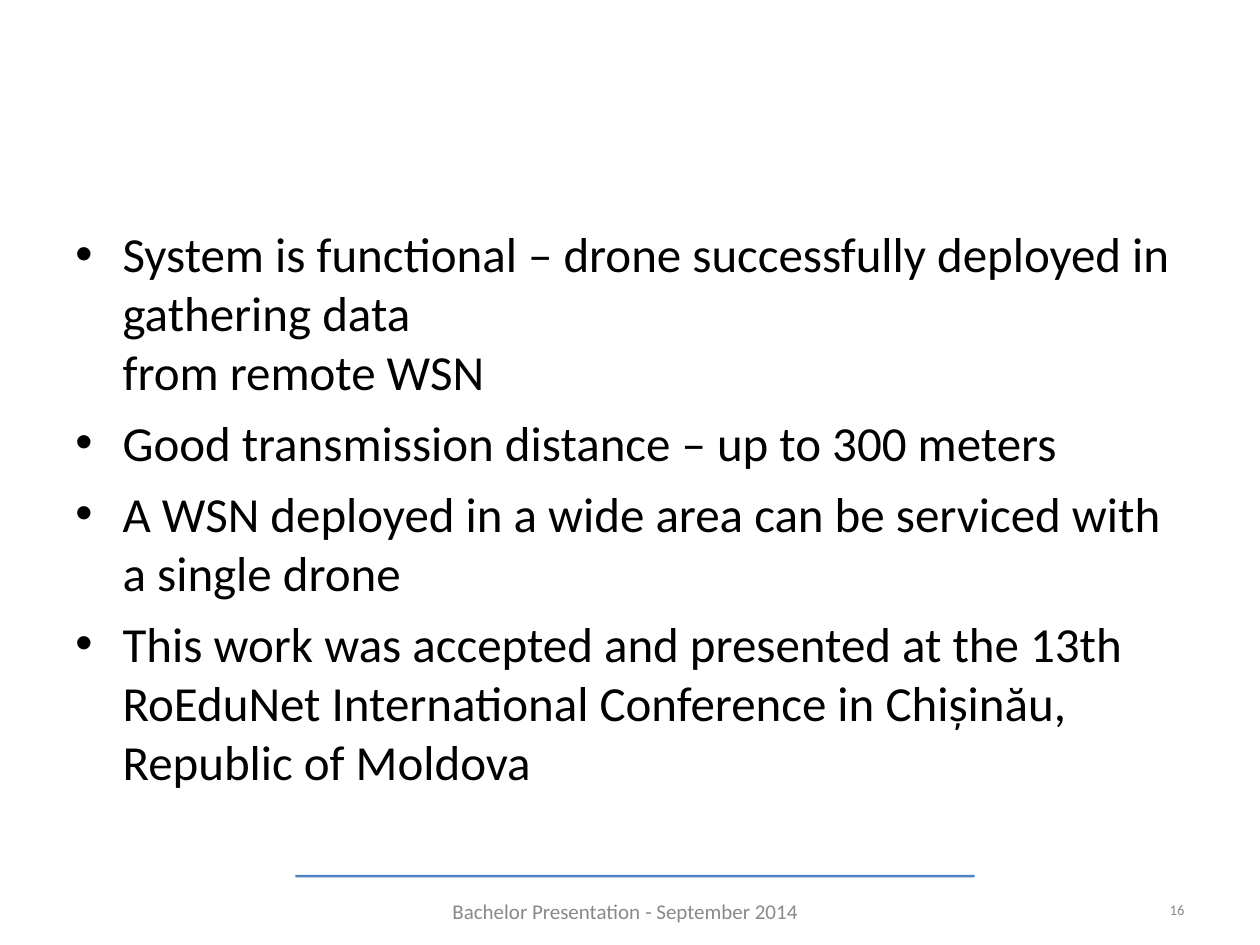
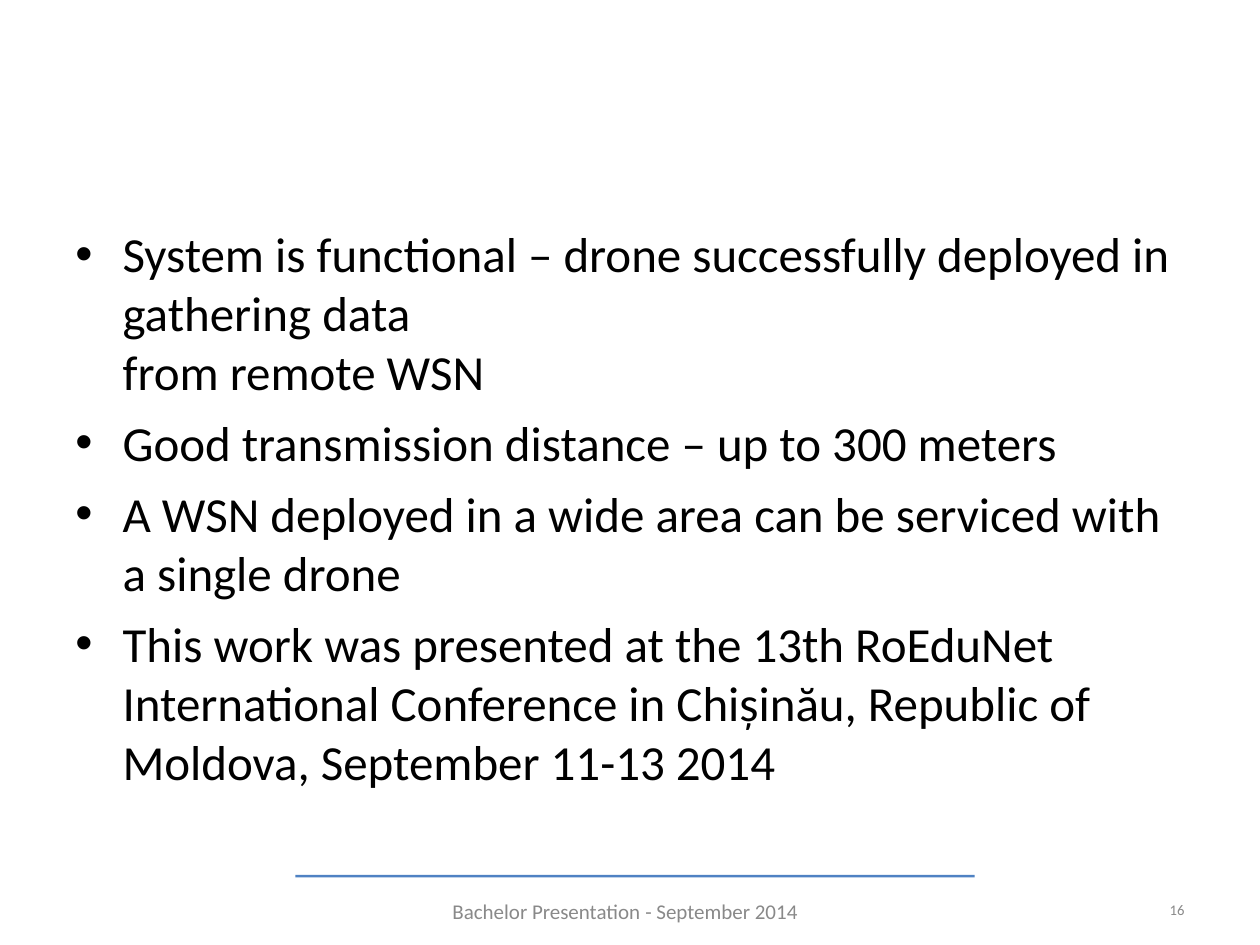
Before and after one commit to TudorVisan/Diploma, a slide deck: slide 16 of ioan.deaconu/prez/bachelor-september.ppt. Drawn at 1260x945 pixels with LibreOffice and Linux fonts; fonts in the diff are those of the drawing; background and template pictures are left out. Boxes give left, top, right and bottom in pixels: in the first picture for what was removed or moved away, otherwise in the second. Text is boxed around its words. In the diff, an @@ line names an element or a change of style, - is before the commit and + after.

Commit message:
conference date

```diff
--- a/ioan.deaconu/prez/bachelor-september.ppt
+++ b/ioan.deaconu/prez/bachelor-september.ppt
@@ text at (123,628,1090,788): text changed @@
-• This work was accepted and presented at the 13th RoEduNet International Conference in Chișinău, Republic of Moldova
+• This work was presented at the 13th RoEduNet International Conference in Chișinău, Republic of Moldova, September 11-13 2014
```
Also in this commit, not shown: 1 other file.
